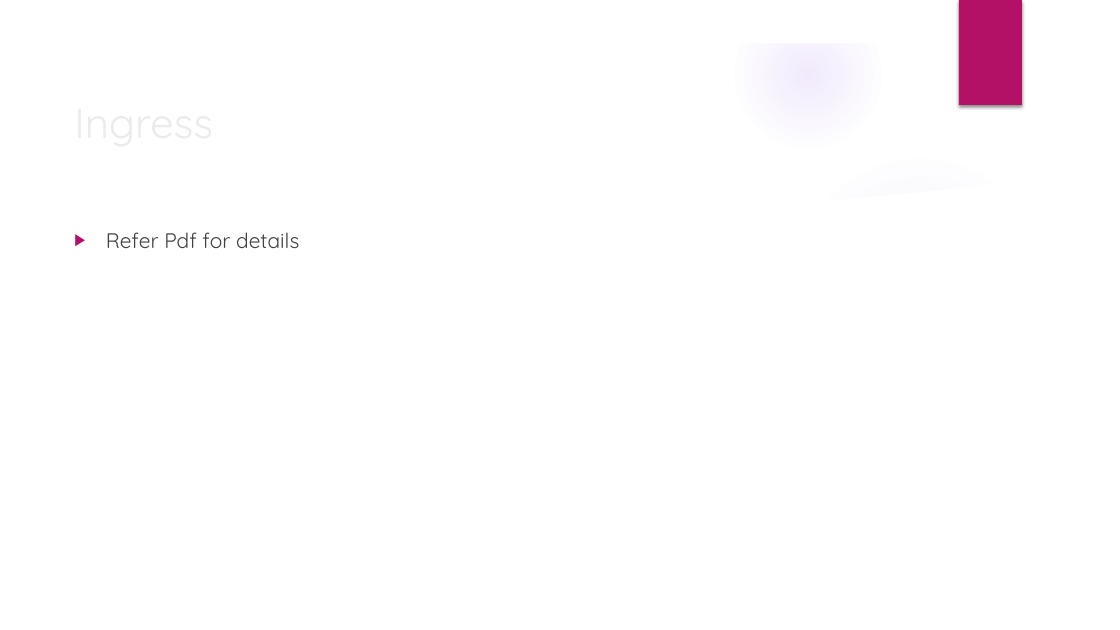
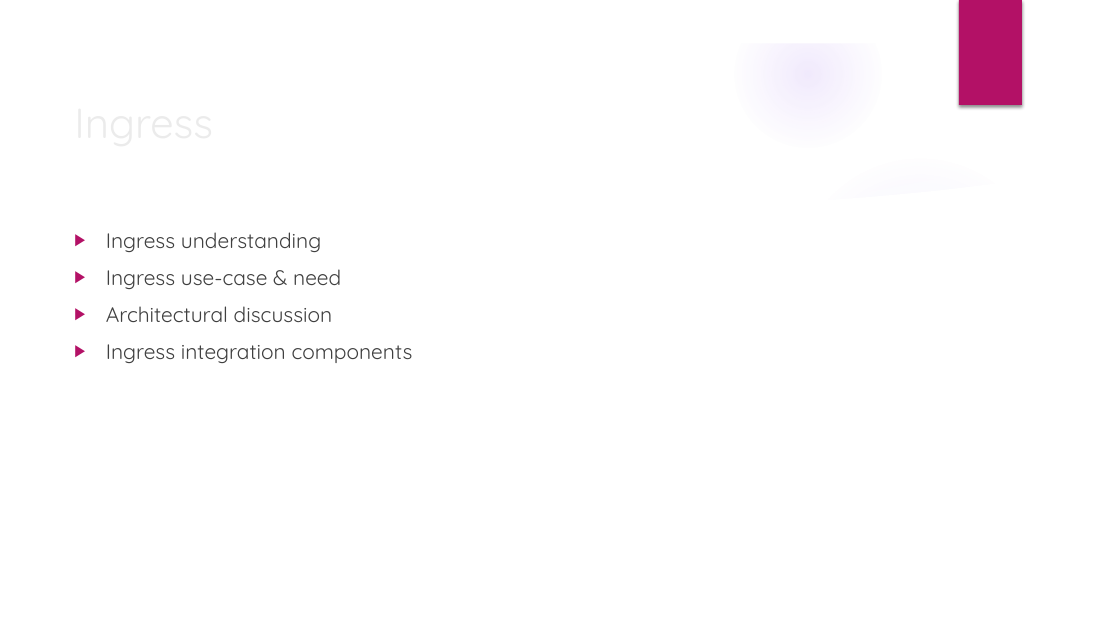
Before and after one commit to deepkumartraining/docker-k8s-April23, a slide deck: slide 4 of Day36/DockerAndKubernetes_Training-Day36.pptx. Drawn at 1120x630 pixels with LibreOffice and Linux fonts; fonts in the diff are those of the drawing; background and template pictures are left out. Boxes give left, top, right and bottom in pixels: in the first picture for what was removed or moved away, otherwise in the second. Text is boxed around its words. In the diff, an @@ line names an element or a change of style, - is before the commit and + after.

```diff
--- a/Day36/DockerAndKubernetes_Training-Day36.pptx
+++ b/Day36/DockerAndKubernetes_Training-Day36.pptx
@@ text at bbox=[106, 232, 413, 363]: text changed @@
-▶ Refer Pdf for details
+▶ Ingress understanding
+▶ Ingress use-case & need
+▶ Architectural discussion
+▶ Ingress integration components
```
Also in this commit, not shown: 4 other slides changed, 2 other files.
